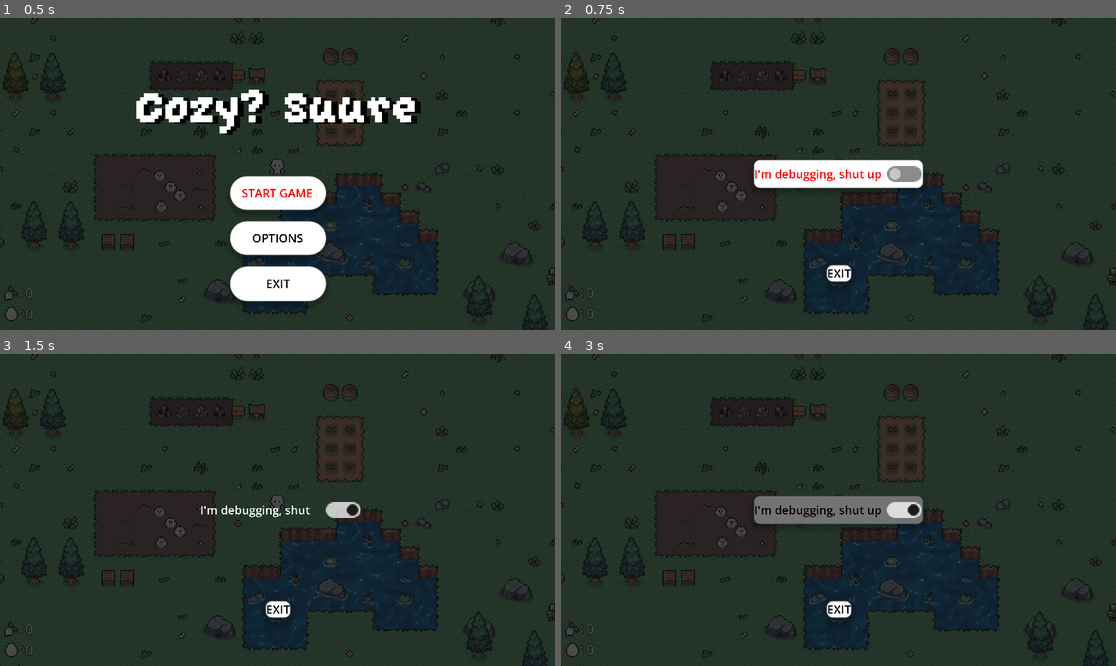
Above: before the commit, frames 1-4 (two rows, left to right).
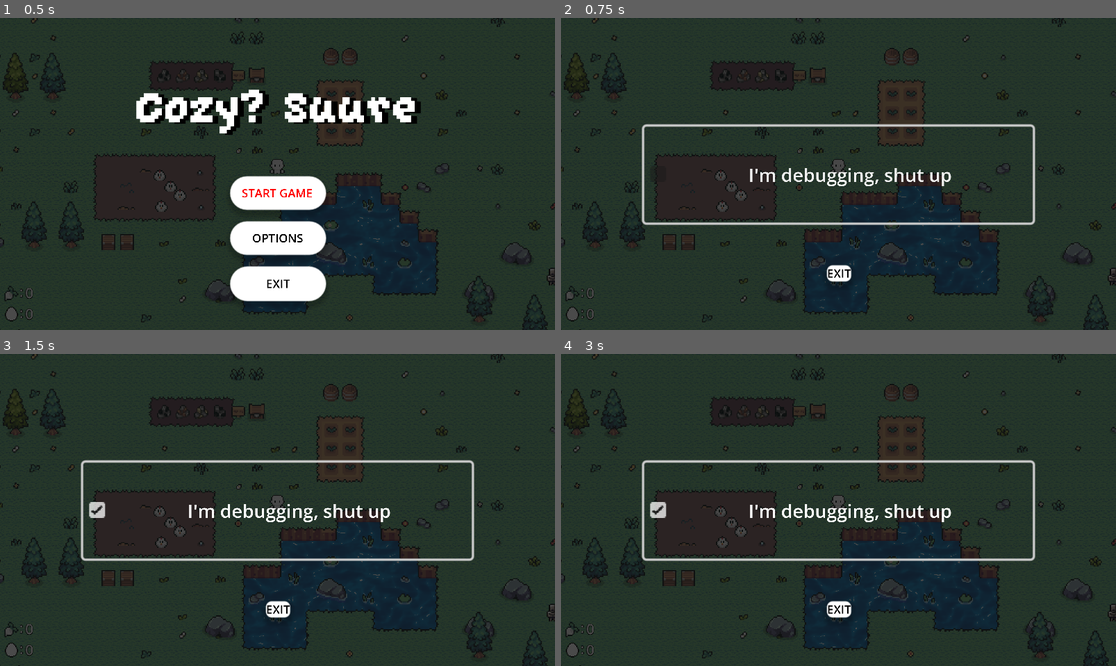
Above: after the commit, the same moments.

Repository: Lord-of-Madness/GameJam2024
Game: Godot game, scene res://Scenes/main_menu.tscn
Same seed, same stepped clock (60 frames per second), same inputs: the game is played once before the commit and once after it.
Inputs (mouse positions are in pixels of both pictures, inside the frame that each line leads up to):
- Up to frame 1 (0.5 s): no input
- Up to frame 2 (0.75 s): click "OPTIONS" at 0.5 s
- Up to frame 3 (1.5 s): click "I'm debugging, shut up" at 1.25 s
- Up to frame 4 (3 s): tap Enter at 2 s; move the mouse to (960, 494) at 2.02 s; hold D (right) 2.03-2.78 s; hold Right mouse button (Aim) 2.03-2.78 s; click (960, 494) at 2.17 s; tap Space at 2.75 s; move the mouse to (727, 525) at 2.77 s; hold S (down) from 2.78 s (still down); click (727, 525) at 2.85 s

Frame 1 is identical in both runs. In frame 2, 4.4% of the frame differs, in the area x 14-86%, y 33-67%; in frame 3, 2.7%; in frame 4, 4.6%.

Commit message:
half repaired music in menus etc.

Diff:
--- a/Scenes/Options_menu.tscn
+++ b/Scenes/Options_menu.tscn
@@ -1,43 +1,11 @@
-[gd_scene load_steps=12 format=3 uid="uid://b8id3b7fhaly"]
+[gd_scene load_steps=8 format=3 uid="uid://cq63i5swnbhmh"]
 
-[ext_resource type="Texture2D" uid="uid://016a6jsty1i2" path="res://Art/menu_background1.png" id="1_3p160"]
+[ext_resource type="Texture2D" uid="uid://ciwjaxcwbc8sb" path="res://Art/menu_background1.png" id="1_3p160"]
 [ext_resource type="Script" path="res://Scenes/options_menu.gd" id="1_jt3io"]
 
 [sub_resource type="StyleBoxTexture" id="StyleBoxTexture_i7qqk"]
 texture = ExtResource("1_3p160")
 modulate_color = Color(0.290196, 0.290196, 0.290196, 1)
-
-[sub_resource type="StyleBoxEmpty" id="StyleBoxEmpty_ounrd"]
-
-[sub_resource type="StyleBoxFlat" id="StyleBoxFlat_aksjy"]
-bg_color = Color(0.721569, 0.721569, 0.721569, 1)
-corner_radius_top_left = 5
-corner_radius_top_right = 5
-corner_radius_bottom_right = 5
-corner_radius_bottom_left = 5
-shadow_color = Color(0, 0, 0, 0.203922)
-shadow_size = 5
-shadow_offset = Vector2(0, 3.41)
-
-[sub_resource type="StyleBoxFlat" id="StyleBoxFlat_msnv7"]
-bg_color = Color(0.45098, 0.45098, 0.45098, 1)
-corner_radius_top_left = 5
-corner_radius_top_right = 5
-corner_radius_bottom_right = 5
-corner_radius_bottom_left = 5
-shadow_color = Color(0, 0, 0, 0.203922)
-shadow_size = 5
-shadow_offset = Vector2(0, 3.41)
-
-[sub_resource type="StyleBoxFlat" id="StyleBoxFlat_5qfhh"]
-bg_color = Color(1, 1, 1, 1)
-corner_radius_top_left = 5
-corner_radius_top_right = 5
-corner_radius_bottom_right = 5
-corner_radius_bottom_left = 5
-shadow_color = Color(0, 0, 0, 0.203922)
-shadow_size = 5
-shadow_offset = Vector2(0, 3.41)
 
 [sub_resource type="StyleBoxEmpty" id="StyleBoxEmpty_2txnr"]
 
@@ -90,30 +58,6 @@
 grow_vertical = 2
 theme_override_styles/panel = SubResource("StyleBoxTexture_i7qqk")
 
-[node name="CheckButton" type="CheckButton" parent="."]
-layout_mode = 1
-anchors_preset = 8
-anchor_left = 0.5
-anchor_top = 0.5
-anchor_right = 0.5
-anchor_bottom = 0.5
-offset_left = -73.0
-offset_top = -12.0
-offset_right = 73.0
-offset_bottom = 12.0
-grow_horizontal = 2
-grow_vertical = 2
-theme_override_colors/font_hover_color = Color(0, 0, 0, 1)
-theme_override_colors/font_pressed_color = Color(0, 0, 0, 1)
-theme_override_colors/font_focus_color = Color(1, 0, 0, 1)
-theme_override_colors/font_color = Color(0, 0, 0, 1)
-theme_override_font_sizes/font_size = 10
-theme_override_styles/focus = SubResource("StyleBoxEmpty_ounrd")
-theme_override_styles/hover = SubResource("StyleBoxFlat_aksjy")
-theme_override_styles/pressed = SubResource("StyleBoxFlat_msnv7")
-theme_override_styles/normal = SubResource("StyleBoxFlat_5qfhh")
-text = "I'm debugging, shut up"
-
 [node name="Button3" type="Button" parent="."]
 layout_mode = 1
 anchors_preset = 8
@@ -139,6 +83,21 @@
 theme_override_styles/normal = SubResource("StyleBoxFlat_c71y6")
 text = "EXIT"
 
-[connection signal="pressed" from="CheckButton" to="." method="_on_check_button_pressed"]
-[connection signal="toggled" from="CheckButton" to="." method="_on_check_button_toggled"]
+[node name="CheckBox" type="CheckBox" parent="."]
+layout_mode = 1
+anchors_preset = 8
+anchor_left = 0.5
+anchor_top = 0.5
+anchor_right = 0.5
+anchor_bottom = 0.5
+offset_left = -168.0
+offset_top = -41.5
+offset_right = 168.0
+offset_bottom = 41.5
+grow_horizontal = 2
+grow_vertical = 2
+text = "I'm debugging, shut up"
+alignment = 1
+
 [connection signal="pressed" from="Button3" to="." method="_on_button_3_pressed"]
+[connection signal="toggled" from="CheckBox" to="." method="_on_check_box_toggled"]
--- a/Scenes/main_game.gd
+++ b/Scenes/main_game.gd
@@ -22,6 +22,7 @@
 @onready var EvilMap:TileMapLayer = $Map/TileMaps/EvilLayer
 # Called when the node enters the scene tree for the first time.
 func _ready() -> void:
+	Input.set_mouse_mode(Input.MOUSE_MODE_VISIBLE)
 	AvailableTiles = GrassMap.get_used_cells()
 	var spawnTimer = Timer.new()
 	add_child(spawnTimer)
--- a/Scenes/main_game.tscn
+++ b/Scenes/main_game.tscn
@@ -6,11 +6,10 @@
 [ext_resource type="PackedScene" uid="uid://dq6udp3vcaey" path="res://Scenes/UI/UI.tscn" id="7_sy8uy"]
 [ext_resource type="PackedScene" uid="uid://cya3tqbmsd3we" path="res://Scenes/death_screen.tscn" id="8_hyo2y"]
 [ext_resource type="PackedScene" uid="uid://bwbscfbgtifl4" path="res://Characters/Base_character.tscn" id="9_kdaui"]
-[ext_resource type="PackedScene" path="res://Scenes/pause_menu.tscn" id="9_rgu5t"]
+[ext_resource type="PackedScene" uid="uid://dhuak8jd5cu38" path="res://Scenes/pause_menu.tscn" id="9_rgu5t"]
 [ext_resource type="PackedScene" uid="uid://dllvdr44qyxyh" path="res://Scenes/Dark.tscn" id="9_ryj1b"]
 [ext_resource type="PackedScene" uid="uid://dxgi03e2xappr" path="res://Scenes/chicken_area.tscn" id="10_pp1n8"]
 [ext_resource type="PackedScene" path="res://Scenes/Ores.tscn" id="11_47hfd"]
-[ext_resource type="PackedScene" uid="uid://b8cu6nb3ytnl7" path="res://Scenes/Ores.tscn" id="11_47hfd"]
 [ext_resource type="PackedScene" uid="uid://dbhjsvqgn4mg2" path="res://Scenes/Crop.tscn" id="14_1rs3x"]
 
 [node name="Main game" type="Node2D"]
--- a/Scenes/main_menu.gd
+++ b/Scenes/main_menu.gd
@@ -3,8 +3,10 @@
 var in_focus:Button
 
 func _ready() -> void:
+	Input.set_mouse_mode(Input.MOUSE_MODE_CAPTURED)
 	$VBoxContainer/Button.grab_focus()
 	in_focus = $VBoxContainer/Button
+	MusicManager.reset_music()
 
 func _unhandled_input(event: InputEvent) -> void:
 	if event is InputEventJoypadButton:
--- a/Scenes/music_manager.gd
+++ b/Scenes/music_manager.gd
@@ -13,22 +13,16 @@
 var is_day: bool = true
 
 func _ready() -> void:
-	if not shutupIamDebugging:
+	if not shutupIamDebugging and not daytheme.is_playing():
 		daytheme.play()
 	sound.volume_db = 10
 
 func _process(delta: float) -> void:
 	if shutupIamDebugging:
-		if is_day:
-			if daytheme.is_playing():
-				daytheme.stop()
-			else:
-				daytheme.play()
-		else:
-			if nighttheme.is_playing():
-				nighttheme.stop()
-			else:
-				nighttheme.play()
+		if daytheme.is_playing():
+			daytheme.stop()
+		elif nighttheme.is_playing():
+			nighttheme.stop()
 
 func swap_music(day: bool):
 	is_day = day
@@ -51,3 +45,11 @@
 			nighttheme.stop()
 			daytheme.play())
 		tween.tween_property(daytheme,"volume_db",0,1)
+
+func reset_music():
+	if nighttheme.is_playing():
+		var tween = create_tween()
+		tween.tween_callback(func():
+			nighttheme.stop()
+			daytheme.play())
+		tween.tween_property(daytheme,"volume_db",0,1)
--- a/Scenes/options_menu.gd
+++ b/Scenes/options_menu.gd
@@ -1,14 +1,15 @@
 extends Control
 
 func _ready() -> void:
-	$CheckButton.grab_focus()
+	$CheckBox.grab_focus()
 
-func _on_check_button_toggled(toggled_on: bool) -> void:
+
+func _on_button_3_pressed() -> void:
+	get_tree().change_scene_to_file("res://Scenes/main_menu.tscn")
+
+
+func _on_check_box_toggled(toggled_on: bool) -> void:
 	if toggled_on:
 		MusicManager.shutupIamDebugging = true
 	else:
 		MusicManager.shutupIamDebugging = false
-
-
-func _on_button_3_pressed() -> void:
-	get_tree().change_scene_to_file("res://Scenes/main_menu.tscn")
--- a/Scenes/pause_menu.gd
+++ b/Scenes/pause_menu.gd
@@ -2,10 +2,12 @@
 
 
 func resume():
+	Input.set_mouse_mode(Input.MOUSE_MODE_VISIBLE)
 	get_tree().paused = false
 	self.hide()
 
 func pause():
+	Input.set_mouse_mode(Input.MOUSE_MODE_CAPTURED)
 	get_tree().paused = true
 	self.show()
 	$VBoxContainer/Resume.grab_focus()
@@ -24,4 +26,5 @@
 
 
 func _on_quit_pressed() -> void:
+	get_tree().paused = false
 	get_tree().change_scene_to_file("res://Scenes/main_menu.tscn")
Not shown: 1 places in Characters/Base_character.tscn that only renumber resources
Not shown: 1 places in Scenes/Crop.tscn that only renumber resources
Not shown: 1 places in Scenes/main_menu.tscn that only renumber resources
Not shown: 1 places in Scenes/music_manager.tscn that only renumber resources
Not shown: 1 places in Scenes/pause_menu.tscn that only renumber resources
